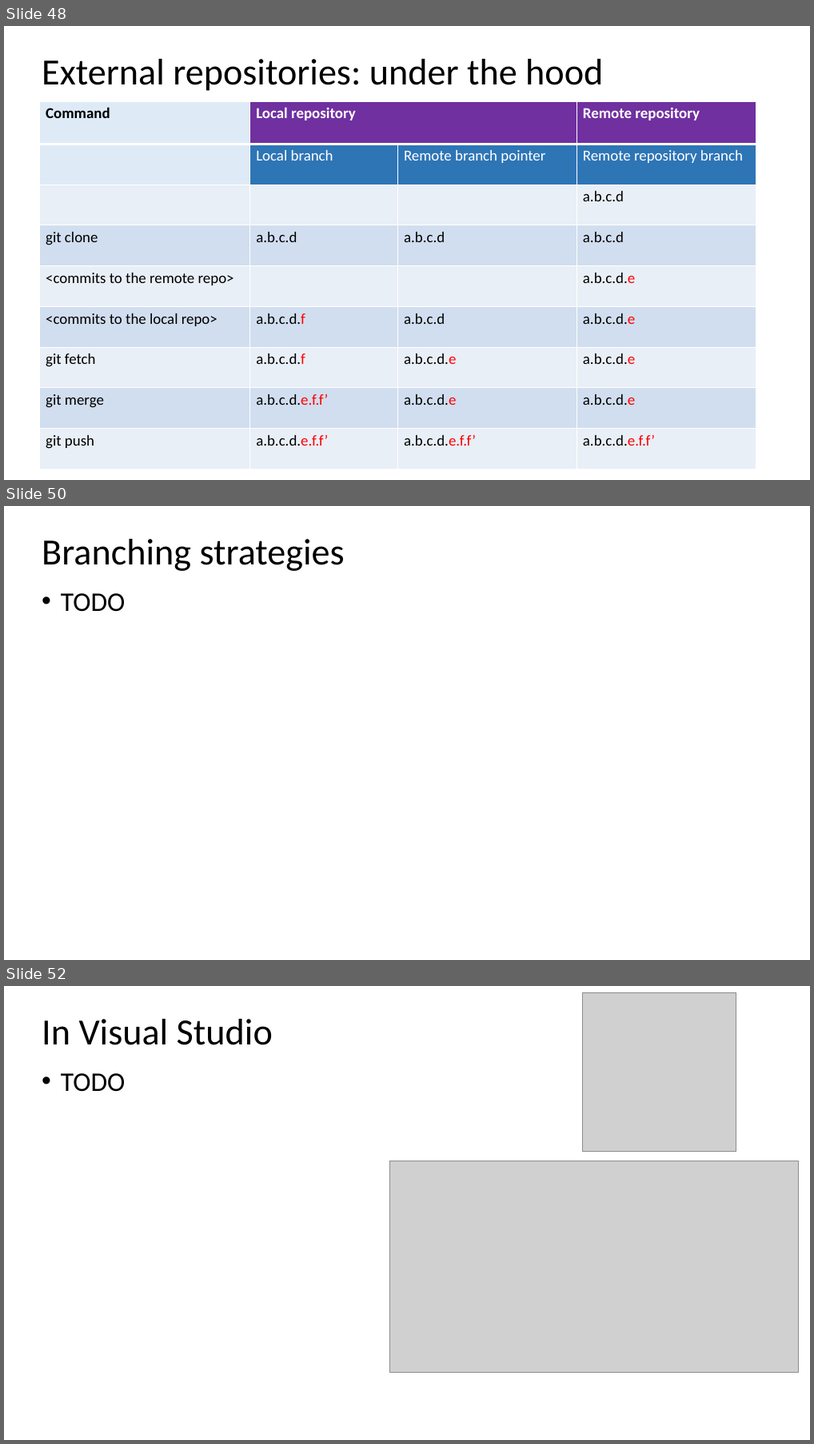
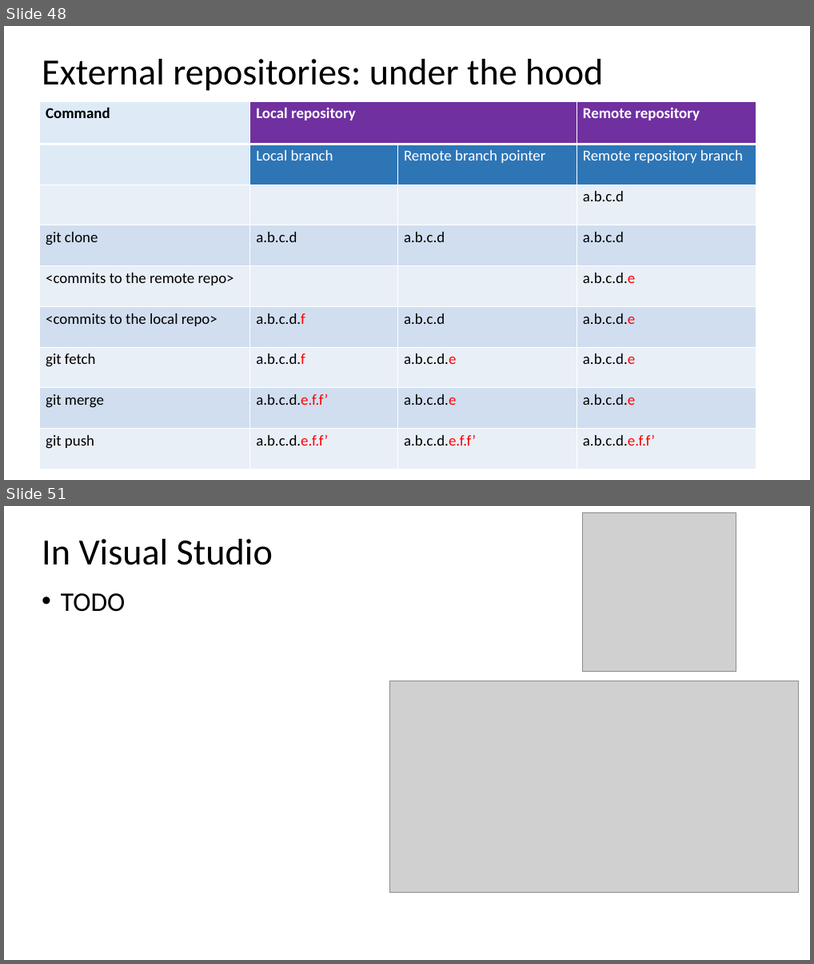
Before and after one commit to ogvolkov/git-101, a slide deck: git101.pptx. Shown one above the other, each under a label of ours: slides 48, 50 and 52 before the commit, slides 48 and 51 after it; the slides between them are not shown. The pictures are 814x1444 and 814x964 pixels, drawn with LibreOffice and Linux fonts; fonts in the diff are those of the drawing; grey boxes stand for pictures. Boxes give left, top, right and bottom in pixels: in the first picture for what was removed or moved away, otherwise in the second. Text is boxed around its words. In the diff, an @@ line names an element or a change of style, - is before the commit and + after.

```diff
--- a/git101.pptx
+++ b/git101.pptx
@@ slide 50 removed at (x1=4, y1=506, x2=810, y2=960), background #FFFFFF @@
@@ text removed at (x1=42, y1=539, x2=345, y2=571) @@
-Branching strategies
@@ text removed at (x1=61, y1=593, x2=126, y2=612) @@
-• TODO
@@ line removed from (108, 671) to (110, 787) @@
@@ what was slide 52 is now slide 51 @@
```
Also in this commit, not shown: 5 slides changed, 2 slides added, 2 other slides removed.
